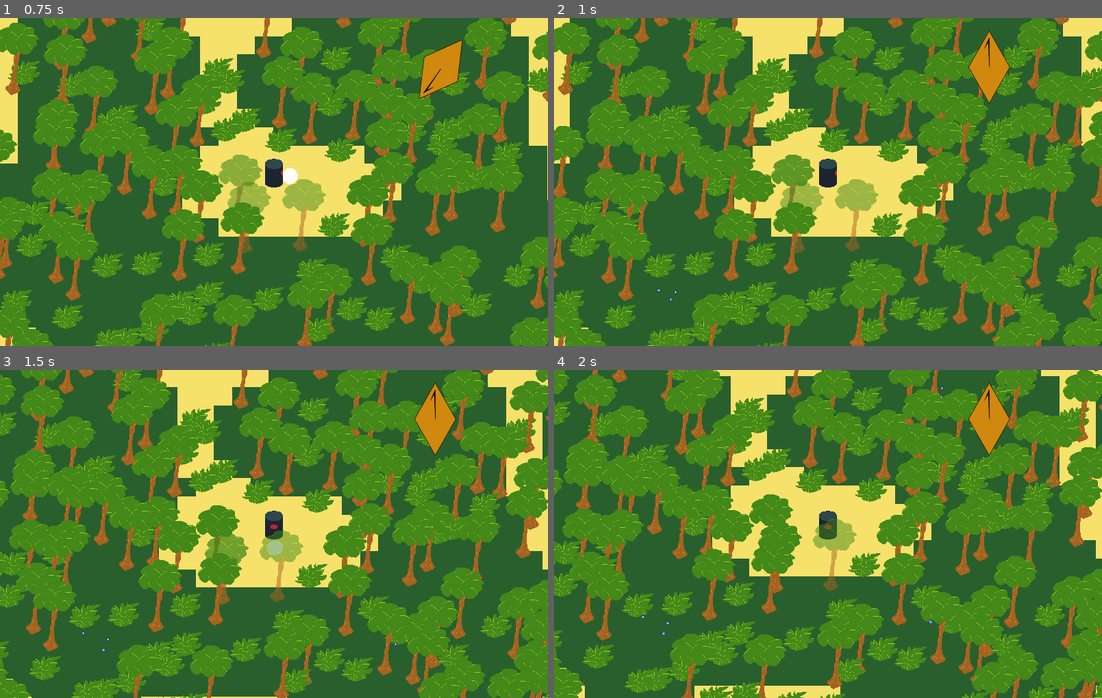
Above: before the commit, frames 1-4 (two rows, left to right).
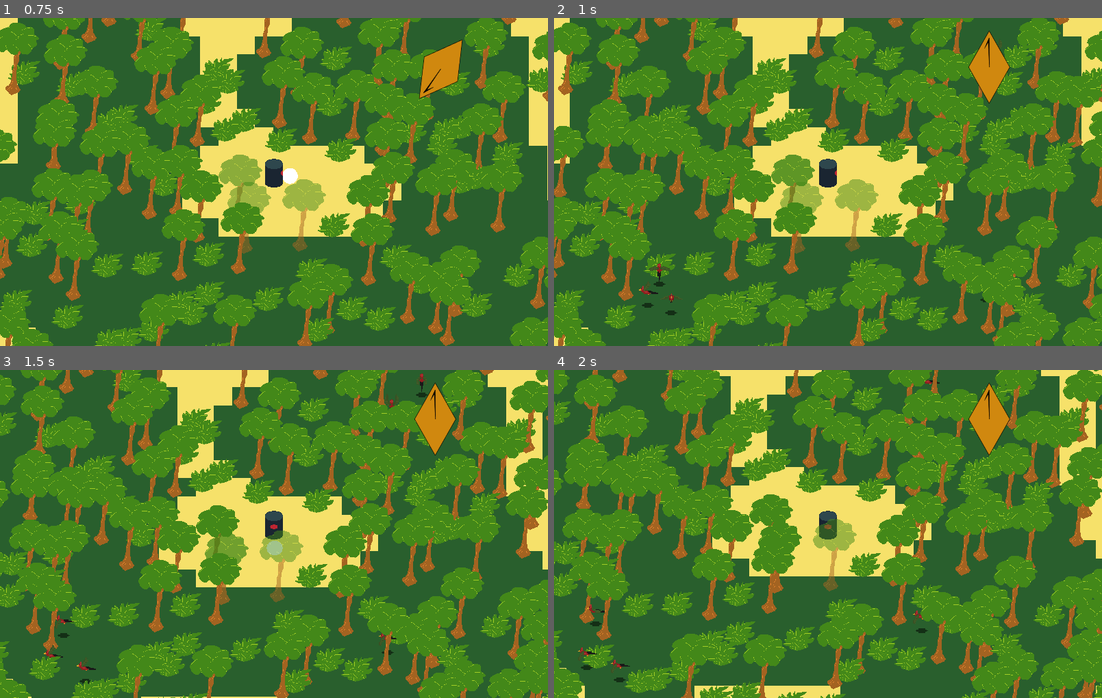
Above: after the commit, the same moments.

Repository: gamkedo-la/Jungle-Adventure
Game: Godot game, scene res://World.tscn
The game is run twice, just before and just after one commit, with the same random seed, the same clock (stepped at 60 frames per second) and the same inputs. The engine's default icon, where the game draws it, is replaced by a stand-in: a white triangle on a blue panel in a dark square.
Inputs (mouse positions are in pixels of both pictures, inside the frame that each line leads up to):
- Up to frame 1 (0.75 s): move the mouse to (394, 165) at 0.52 s; hold Right (ui_right) from 0.53 s (still down); tap C (action) at 0.6 s
- Up to frame 2 (1 s): keep holding Right (ui_right)
- Up to frame 3 (1.5 s): move the mouse to (164, 550) at 1.27 s; release Right (ui_right) at 1.28 s; hold Down (ui_down) from 1.28 s (still down); tap C (action) at 1.35 s
- Up to frame 4 (2 s): keep holding Down (ui_down)

Frame 1 is identical in both runs. In frame 2, 0.2% of the frame differs, in the area x 15-82%, y 6-91%; in frame 3, 0.3%, in the area x 8-79%, y 1-96%; in frame 4, 0.3%.

Commit message:
Add Parrot Art, Tweak Steering Behavior

Diff:
--- a/Plant/Temp-Bush.tscn
+++ b/Plant/Temp-Bush.tscn
@@ -113,6 +113,7 @@
 radius = 29.0
 
 [node name="Temp-Bush" type="StaticBody2D"]
+collision_layer = 33
 script = ExtResource( 2 )
 
 [node name="Sprite" type="Sprite" parent="."]
--- a/Plant/Temp-Tree.tscn
+++ b/Plant/Temp-Tree.tscn
@@ -116,6 +116,7 @@
 extents = Vector2( 96, 99 )
 
 [node name="Temp-Tree" type="StaticBody2D"]
+collision_layer = 33
 script = ExtResource( 2 )
 maxHP = 3
 
@@ -123,11 +124,9 @@
 position = Vector2( 8, -97 )
 texture = ExtResource( 1 )
 hframes = 6
-frame = 5
 
 [node name="CollisionShape2D" type="CollisionShape2D" parent="."]
 shape = SubResource( 1 )
-disabled = true
 
 [node name="AnimationPlayer" type="AnimationPlayer" parent="."]
 autoplay = "Idle"
@@ -137,6 +136,7 @@
 anims/Transparent = SubResource( 5 )
 
 [node name="Area2D" type="Area2D" parent="."]
+visible = false
 collision_layer = 0
 collision_mask = 8
 
@@ -144,6 +144,7 @@
 shape = SubResource( 1 )
 
 [node name="RenderArea2D" type="Area2D" parent="."]
+visible = false
 
 [node name="CollisionShape2D" type="CollisionShape2D" parent="RenderArea2D"]
 position = Vector2( 8, -127 )
--- a/Wildlife/Animal.gd
+++ b/Wildlife/Animal.gd
@@ -8,10 +8,10 @@
 }
 
 onready var steering_controller = $SteeringController
-onready var animation_player = $AnimationPlayer
+onready var animation_tree = $AnimationTree
 
-var MAX_SPEED = 2.5
-var MIN_SPEED = 1.0
+var MAX_SPEED = 5.0
+var MIN_SPEED = 2.5
 
 var velocity = Vector2.ZERO
 var knockback = Vector2.ZERO
@@ -24,8 +24,8 @@
 func _ready():
 	randomize()
 	velocity = Vector2(rand_range(-1.0, 1.0), rand_range(-1.0, 1.0)).normalized() * MAX_SPEED
-	# World, other fish
-	var mask_bit = 1 | (1 << 4)
+	# World, other animals
+	var mask_bit = 16 | 32
 	steering_controller.set_mask(mask_bit)
 
 func _process(delta):
@@ -34,13 +34,16 @@
 		velocity = velocity.normalized() * MIN_SPEED
 	elif abs(velocity.length()) > MAX_SPEED:
 		velocity = velocity.normalized() * MAX_SPEED
+
+	animation_tree.set("parameters/blend_position", velocity.normalized())
+
 	position += velocity
 	update()
 
 
 func _draw():
 	if Utils.DRAW_DEBUG:
-		draw_line(Vector2.ZERO, (velocity * 10.0), Color.green)
+		draw_line(Vector2.ZERO, (velocity * 20.0), Color.green)
 
 func room_removed():
 	if on_screen == false:
--- a/Wildlife/Animal.tscn
+++ b/Wildlife/Animal.tscn
@@ -1,10 +1,109 @@
-[gd_scene load_steps=5 format=2]
+[gd_scene load_steps=15 format=2]
 
-[ext_resource path="res://icon.png" type="Texture" id=1]
+[ext_resource path="res://Wildlife/Parrot.png" type="Texture" id=1]
 [ext_resource path="res://Wildlife/Animal.gd" type="Script" id=2]
 [ext_resource path="res://Wildlife/SteeringController.gd" type="Script" id=3]
+[ext_resource path="res://Wildlife/Shadow.png" type="Texture" id=4]
 
 [sub_resource type="CircleShape2D" id=1]
+radius = 15.0
+
+[sub_resource type="Animation" id=6]
+resource_name = "FlyDown"
+length = 0.6
+loop = true
+step = 0.2
+tracks/0/type = "value"
+tracks/0/path = NodePath("Sprite:frame")
+tracks/0/interp = 1
+tracks/0/loop_wrap = true
+tracks/0/imported = false
+tracks/0/enabled = true
+tracks/0/keys = {
+"times": PoolRealArray( 0, 0.2, 0.4 ),
+"transitions": PoolRealArray( 1, 1, 1 ),
+"update": 1,
+"values": [ 9, 10, 11 ]
+}
+
+[sub_resource type="Animation" id=4]
+resource_name = "FlyLeft"
+length = 0.6
+loop = true
+step = 0.2
+tracks/0/type = "value"
+tracks/0/path = NodePath("Sprite:frame")
+tracks/0/interp = 1
+tracks/0/loop_wrap = true
+tracks/0/imported = false
+tracks/0/enabled = true
+tracks/0/keys = {
+"times": PoolRealArray( 0, 0.2, 0.4 ),
+"transitions": PoolRealArray( 1, 1, 1 ),
+"update": 1,
+"values": [ 3, 4, 5 ]
+}
+
+[sub_resource type="Animation" id=3]
+resource_name = "FlyRight"
+length = 0.6
+loop = true
+step = 0.2
+tracks/0/type = "value"
+tracks/0/path = NodePath("Sprite:frame")
+tracks/0/interp = 1
+tracks/0/loop_wrap = true
+tracks/0/imported = false
+tracks/0/enabled = true
+tracks/0/keys = {
+"times": PoolRealArray( 0, 0.2, 0.4 ),
+"transitions": PoolRealArray( 1, 1, 1 ),
+"update": 1,
+"values": [ 0, 1, 2 ]
+}
+
+[sub_resource type="Animation" id=5]
+resource_name = "FlyUp"
+length = 0.6
+loop = true
+step = 0.2
+tracks/0/type = "value"
+tracks/0/path = NodePath("Sprite:frame")
+tracks/0/interp = 1
+tracks/0/loop_wrap = true
+tracks/0/imported = false
+tracks/0/enabled = true
+tracks/0/keys = {
+"times": PoolRealArray( 0, 0.2, 0.4 ),
+"transitions": PoolRealArray( 1, 1, 1 ),
+"update": 1,
+"values": [ 6, 7, 8 ]
+}
+
+[sub_resource type="AnimationNodeAnimation" id=7]
+animation = "FlyLeft"
+
+[sub_resource type="AnimationNodeAnimation" id=8]
+animation = "FlyRight"
+
+[sub_resource type="AnimationNodeAnimation" id=9]
+animation = "FlyUp"
+
+[sub_resource type="AnimationNodeAnimation" id=10]
+animation = "FlyDown"
+
+[sub_resource type="AnimationNodeBlendSpace2D" id=2]
+blend_point_0/node = SubResource( 7 )
+blend_point_0/pos = Vector2( -1.1, 0 )
+blend_point_1/node = SubResource( 8 )
+blend_point_1/pos = Vector2( 1.1, 0 )
+blend_point_2/node = SubResource( 9 )
+blend_point_2/pos = Vector2( 0, -0.5 )
+blend_point_3/node = SubResource( 10 )
+blend_point_3/pos = Vector2( 0, 0.5 )
+min_space = Vector2( -1.1, -1.1 )
+max_space = Vector2( 1.1, 1.1 )
+blend_mode = 1
 
 [node name="Animal" type="Area2D"]
 collision_layer = 16
@@ -12,19 +111,37 @@
 script = ExtResource( 2 )
 
 [node name="Sprite" type="Sprite" parent="."]
-scale = Vector2( 0.2, 0.2 )
+scale = Vector2( 3, 3 )
 texture = ExtResource( 1 )
+offset = Vector2( 0, -15.607 )
+hframes = 12
+frame = 10
 
 [node name="CollisionShape2D" type="CollisionShape2D" parent="."]
 shape = SubResource( 1 )
 
 [node name="AnimationPlayer" type="AnimationPlayer" parent="."]
+anims/FlyDown = SubResource( 6 )
+anims/FlyLeft = SubResource( 4 )
+anims/FlyRight = SubResource( 3 )
+anims/FlyUp = SubResource( 5 )
 
 [node name="SteeringController" type="Node2D" parent="."]
 script = ExtResource( 3 )
 
 [node name="VisibilityNotifier2D" type="VisibilityNotifier2D" parent="."]
-position = Vector2( -39.7298, -40.2596 )
-rect = Rect2( 0, 0, 80, 80 )
+position = Vector2( -42.8177, -97.4351 )
+scale = Vector2( 0.359261, 0.504246 )
+rect = Rect2( 0, 0, 240, 240 )
+
+[node name="AnimationTree" type="AnimationTree" parent="."]
+tree_root = SubResource( 2 )
+anim_player = NodePath("../AnimationPlayer")
+active = true
+parameters/blend_position = Vector2( 0.00313997, 0.99569 )
+
+[node name="ShadowSprite" type="Sprite" parent="."]
+scale = Vector2( 3, 3 )
+texture = ExtResource( 4 )
 [connection signal="screen_entered" from="VisibilityNotifier2D" to="." method="_on_VisibilityNotifier2D_screen_entered"]
 [connection signal="screen_exited" from="VisibilityNotifier2D" to="." method="_on_VisibilityNotifier2D_screen_exited"]
--- a/Wildlife/SteeringController.gd
+++ b/Wildlife/SteeringController.gd
@@ -3,11 +3,11 @@
 # Let's do something boids-like http://www.kfish.org/boids/pseudocode.html
 # We aren't using a singleton to orchestrate though, let's just have each animal make its own calculations, there should never be that many
 const NeighorSearchShape: CircleShape2D = preload("res://Wildlife/AnimalSteeringNeighborSearch.tres")
-var neighbor_search_radius := 100 setget set_radius
+var neighbor_search_radius := 200 setget set_radius
 
 var center_of_mass_strength = 0.0001
 
-var keep_distance_radius = 10.0
+var keep_distance_radius = 50.0
 var match_velocity_strength = 0.05
 
 var mask := 0 setget set_mask
@@ -21,7 +21,7 @@
 	if Utils.DRAW_DEBUG:
 		draw_circle(Vector2.ZERO, keep_distance_radius, Color(0, 0, 0, 0.25))
 		for neighbor in last_seen:
-			draw_line(Vector2.ZERO, (neighbor.position - get_parent().position), Color.red)
+			draw_line(Vector2.ZERO, to_local(neighbor.global_position), Color.red)
 
 func set_mask(value: int) -> void:
 	mask = value
@@ -54,11 +54,11 @@
 		# rule 1
 		if neighbor is Animal:
 			neigbor_count += 1
-			center_of_mass += neighbor.position
+			center_of_mass += neighbor.global_position
 
 		# rule 2
-		if neighbor.position.distance_to(get_parent().position) < keep_distance_radius:
-			keep_distance -= (neighbor.position  - get_parent().position)
+		if neighbor.global_position.distance_to(get_parent().global_position) < keep_distance_radius:
+			keep_distance = keep_distance - (neighbor.global_position  - get_parent().global_position)
 
 		# rule 3
 		if neighbor is Animal:
@@ -68,7 +68,8 @@
 		center_of_mass /= float(neigbor_count)
 		match_velocity /= float(neigbor_count)
 
-	center_of_mass = (center_of_mass - get_parent().position) * center_of_mass_strength
+	center_of_mass = (center_of_mass - get_parent().global_position) * center_of_mass_strength
 	match_velocity = (match_velocity - get_parent().velocity) * match_velocity_strength
+	keep_distance *= 0.01
 
 	return current_velocity + center_of_mass + keep_distance + match_velocity
--- a/project.godot
+++ b/project.godot
@@ -88,6 +88,7 @@
 2d_physics/layer_3="HitBox"
 2d_physics/layer_4="StrikeBox"
 2d_physics/layer_5="Animals"
+2d_physics/layer_6="Plants"
 
 [rendering]
 
Binary file added: Wildlife/Parrot.png
Not shown, added: Wildlife/Parrot.png.import
Binary file added: Wildlife/Shadow.png
Not shown, added: Wildlife/Shadow.png.import
